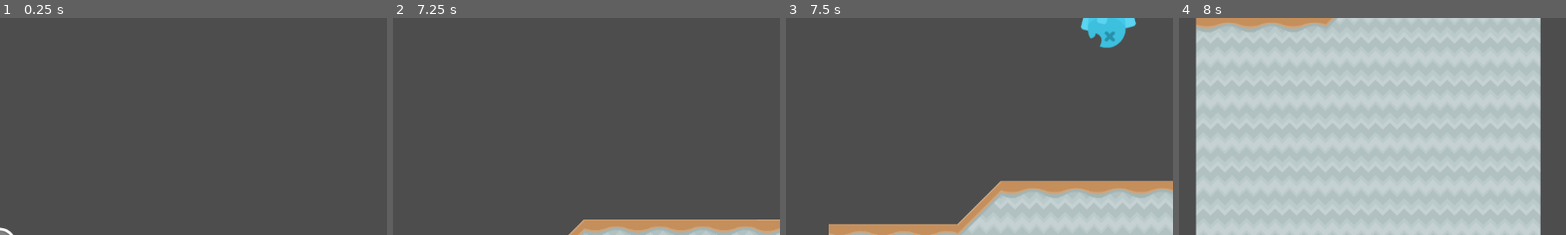
Above: before the commit, frames 1-4 (left to right).
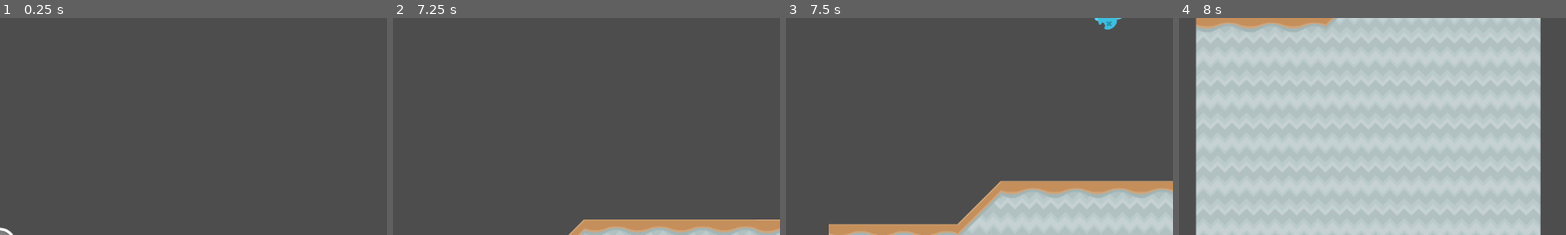
Above: after the commit, the same moments.

Repository: realynnsio/tutorial-4-gamedev
Game: Godot game, scene res://scenes/Level2.tscn
The game is run twice, just before and just after one commit, with the same random seed, the same clock (stepped at 60 frames per second) and the same inputs. This scene is started directly instead of the project's main scene.
Inputs:
- Up to frame 1 (0.25 s): no input
- Up to frame 2 (7.25 s): hold Right (right) 0.53-2.03 s; tap Space (jump) at 0.77, 1.52, 3.02, 3.77, 4.52, 6.02, 6.77 s; hold A (left) 2.03-2.78 s; hold Right (right) 2.78-4.28 s; hold A (left) 4.28-5.03 s; hold Right (right) 5.03-5.78 s; hold A (left) from 5.78 s (still down)
- Up to frame 3 (7.5 s): release A (left) at 7.28 s; hold Right (right) from 7.28 s (still down)
- Up to frame 4 (8 s): keep holding Right (right); tap Space (jump) at 7.52 s
The pictures show only the part of the screen within x 50-100%, y 0-50%; the shares and areas given below are measured in that part.

Frames 1-2 are identical in both runs. In frame 3, 1.2% of the frame differs, in the area x 76-91%, y 0-14%; in frame 4, nothing differs.

Commit message:
Resized falling obstacles

Diff:
--- a/scenes/FallingBee.tscn
+++ b/scenes/FallingBee.tscn
@@ -13,12 +13,15 @@
 script = ExtResource("1_ypx8s")
 
 [node name="BeeDead" type="Sprite2D" parent="."]
+scale = Vector2(0.5, 0.5)
 texture = ExtResource("1_fv750")
 
 [node name="CollisionShape2D" type="CollisionShape2D" parent="."]
+scale = Vector2(0.480002, 0.480002)
 shape = SubResource("CircleShape2D_y61n0")
 
 [node name="LoseTrigger" type="Area2D" parent="."]
+scale = Vector2(0.440001, 0.440001)
 
 [node name="CollisionShape2D" type="CollisionShape2D" parent="LoseTrigger"]
 shape = SubResource("CircleShape2D_xjlb6")
--- a/scenes/FallingFish.tscn
+++ b/scenes/FallingFish.tscn
@@ -14,12 +14,15 @@
 [node name="FallingFish" type="RigidBody2D"]
 
 [node name="FishDead" type="Sprite2D" parent="."]
+scale = Vector2(0.5, 0.5)
 texture = ExtResource("2_yrcck")
 
 [node name="CollisionShape2D" type="CollisionShape2D" parent="."]
+scale = Vector2(0.4, 0.4)
 shape = SubResource("CapsuleShape2D_kw5m6")
 
 [node name="SceneTrigger" parent="." instance=ExtResource("2_jvqms")]
+scale = Vector2(0.400002, 0.400002)
 sceneName = "LoseScreen"
 
 [node name="CollisionShape2D" parent="SceneTrigger" index="0"]
